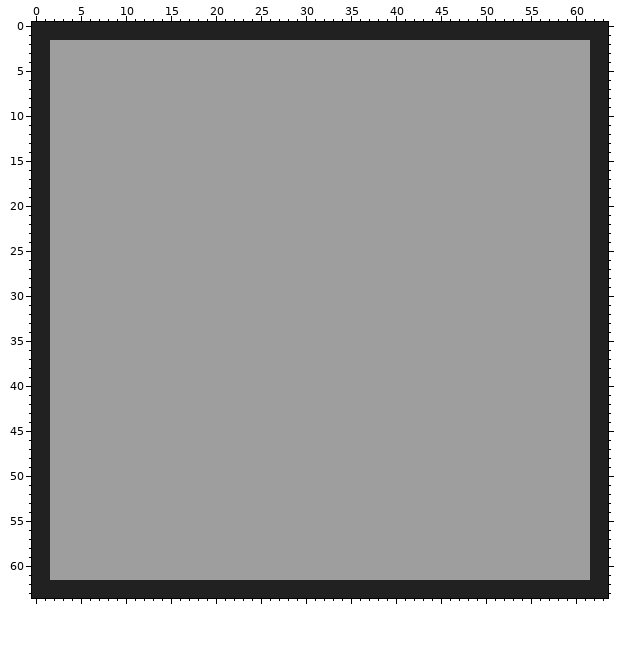
Pixel-art sprite -- Projecte-GameDesign/Icons/Recuadre-imanolS.png. Above, as it was before the edit.
The file is 64x64 pixels.
New version:
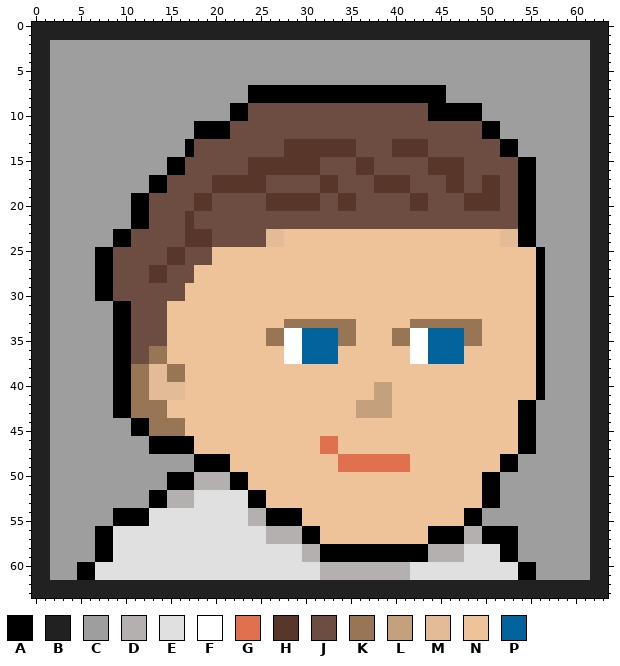
Palette (. is transparent): A #000000  B #212121  C #9e9e9e  D #b5b0b0  E #e0e0e0  F #ffffff  G #e0714e  H #59362a  J #6d4c41  K #987655  L #c5a07c  M #e3bb96  N #eec39a  P #03639d
The edit:
Changed rows in their new state; - is an unchanged pixel.
first column x 5:
 7 -------------------AAAAAAAAAAAAAAAAAAAAAA-----------
 8 -------------------AAAAAAAAAAAAAAAAAAAAAA-----------
 9 -----------------AAJJJJJJJJJJJJJJJJJJJJAAAAAA-------
10 -----------------AAJJJJJJJJJJJJJJJJJJJJAAAAAA-------
11 -------------AAAAJJJJJJJJJJJJJJJJJJJJJJJJJJJJAA-----
12 -------------AAAAJJJJJJJJJJJJJJJJJJJJJJJJJJJJAA-----
13 ------------AJJJJJJJJJJHHHHHHHHJJJJHHHHJJJJJJJJAA---
14 ------------AJJJJJJJJJJHHHHHHHHJJJJHHHHJJJJJJJJAA---
15 ----------AAJJJJJJJHHHHHHHHJJJJHHJJJJJJHHHHJJJJJJAA-
16 ----------AAJJJJJJJHHHHHHHHJJJJHHJJJJJJHHHHJJJJJJAA-
17 --------AAJJJJJHHHHHHJJJJJJHHJJJJHHHHJJJJHHJJHHJJAA-
18 --------AAJJJJJHHHHHHJJJJJJHHJJJJHHHHJJJJHHJJHHJJAA-
19 ------AAJJJJJHHJJJJJJHHHHHHJJHHJJJJJJHHJJJJHHHHJJAA-
20 ------AAJJJJJHHJJJJJJHHHHHHJJHHJJJJJJHHJJJJHHHHJJAA-
21 ------AAJJJJHJJJJJJJJJJJJJJJJJJJJJJJJJJJJJJJJJJJJAA-
22 ------AAJJJJHJJJJJJJJJJJJJJJJJJJJJJJJJJJJJJJJJJJJAA-
23 ----AAJJJJJJHHHJJJJJJMMNNNNNNNNNNNNNNNNNNNNNNNNMMAA-
24 ----AAJJJJJJHHHJJJJJJMMNNNNNNNNNNNNNNNNNNNNNNNNMMAA-
25 --AAJJJJJJHHJJJNNNNNNNNNNNNNNNNNNNNNNNNNNNNNNNNNNNNA
26 --AAJJJJJJHHJJJNNNNNNNNNNNNNNNNNNNNNNNNNNNNNNNNNNNNA
27 --AAJJJJHHJJJNNNNNNNNNNNNNNNNNNNNNNNNNNNNNNNNNNNNNNA
28 --AAJJJJHHJJJNNNNNNNNNNNNNNNNNNNNNNNNNNNNNNNNNNNNNNA
29 --AAJJJJJJJJNNNNNNNNNNNNNNNNNNNNNNNNNNNNNNNNNNNNNNNA
30 --AAJJJJJJJJNNNNNNNNNNNNNNNNNNNNNNNNNNNNNNNNNNNNNNNA
31 ----AAJJJJNNNNNNNNNNNNNNNNNNNNNNNNNNNNNNNNNNNNNNNNNA
32 ----AAJJJJNNNNNNNNNNNNNNNNNNNNNNNNNNNNNNNNNNNNNNNNNA
33 ----AAJJJJNNNNNNNNNNNNNKKKKKKKKNNNNNNKKKKKKKKNNNNNNA
34 ----AAJJJJNNNNNNNNNNNKKFFPPPPKKNNNNKKFFPPPPKKNNNNNNA
35 ----AAJJJJNNNNNNNNNNNKKFFPPPPKKNNNNKKFFPPPPKKNNNNNNA
36 ----AAJJKKNNNNNNNNNNNNNFFPPPPNNNNNNNNFFPPPPNNNNNNNNA
37 ----AAJJKKNNNNNNNNNNNNNFFPPPPNNNNNNNNFFPPPPNNNNNNNNA
38 ----AAKKMMKKNNNNNNNNNNNNNNNNNNNNNNNNNNNNNNNNNNNNNNNA
39 ----AAKKMMKKNNNNNNNNNNNNNNNNNNNNNNNNNNNNNNNNNNNNNNNA
40 ----AAKKMMMMNNNNNNNNNNNNNNNNNNNNNLLNNNNNNNNNNNNNNNNA
41 ----AAKKMMMMNNNNNNNNNNNNNNNNNNNNNLLNNNNNNNNNNNNNNNNA
42 ----AAKKKKNNNNNNNNNNNNNNNNNNNNNLLLLNNNNNNNNNNNNNNAA-
43 ----AAKKKKNNNNNNNNNNNNNNNNNNNNNLLLLNNNNNNNNNNNNNNAA-
44 ------AAKKKKNNNNNNNNNNNNNNNNNNNNNNNNNNNNNNNNNNNNNAA-
45 ------AAKKKKNNNNNNNNNNNNNNNNNNNNNNNNNNNNNNNNNNNNNAA-
46 --------AAAAANNNNNNNNNNNNNNGGNNNNNNNNNNNNNNNNNNNNAA-
47 --------AAAAANNNNNNNNNNNNNNGGNNNNNNNNNNNNNNNNNNNNAA-
48 -------------AAAANNNNNNNNNNNNGGGGGGGGNNNNNNNNNNAA---
49 -------------AAAANNNNNNNNNNNNGGGGGGGGNNNNNNNNNNAA---
50 ----------AAADDDDAANNNNNNNNNNNNNNNNNNNNNNNNNNAA-----
51 ----------AAADDDDAANNNNNNNNNNNNNNNNNNNNNNNNNNAA-----
52 --------AADDDEEEEEEAANNNNNNNNNNNNNNNNNNNNNNNNAA-----
53 --------AADDDEEEEEEAANNNNNNNNNNNNNNNNNNNNNNNNAA-----
54 ----AAAAEEEEEEEEEEEDDAAAANNNNNNNNNNNNNNNNNNAA-------
55 ----AAAAEEEEEEEEEEEDDAAAANNNNNNNNNNNNNNNNNNAA-------
56 --AAEEEEEEEEEEEEEEEEEDDDDAANNNNNNNNNNNNAAAADDAAAA---
57 --AAEEEEEEEEEEEEEEEEEDDDDAANNNNNNNNNNNNAAAADDAAAA---
58 --AAEEEEEEEEEEEEEEEEEEEEEDDAAAAAAAAAAAADDDDEEEEAA---
59 --AAEEEEEEEEEEEEEEEEEEEEEDDAAAAAAAAAAAADDDDEEEEAA---
60 AAEEEEEEEEEEEEEEEEEEEEEEEEEDDDDDDDDDDEEEEEEEEEEEEAA-
61 AAEEEEEEEEEEEEEEEEEEEEEEEEEDDDDDDDDDDEEEEEEEEEEEEAA-
Where, in picture pixels (left, top, right, bottom), the same in both pictures:
changed: (77, 85, 545, 580)
